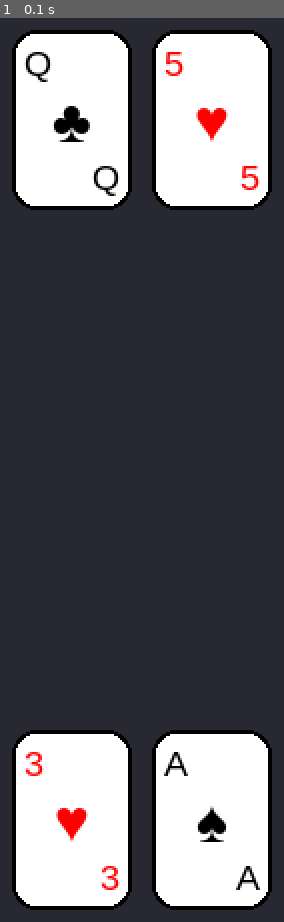
Above: before the commit, frame 1.
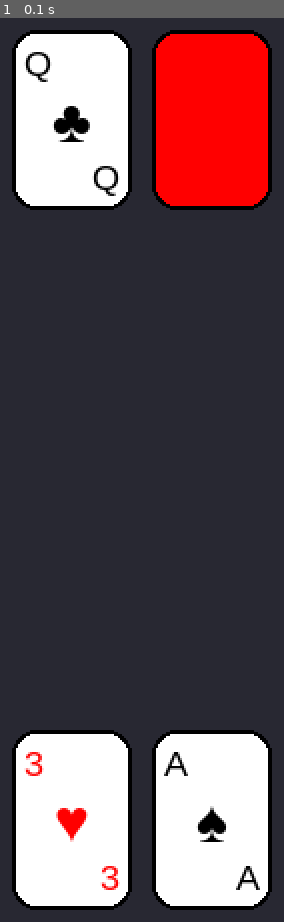
Above: after the commit, the same moment.

Repository: jeomarisaez/pygame-blackjack
Game: pygame game, started from main.py
Same seed, same stepped clock (60 frames per second), same inputs: the game is played once before the commit and once after it.
Inputs:
- Up to frame 1 (0.1 s): no input

The runs differ from the first frame. In frame 1, 7.1% of the frame differs, in the area x 54-95%, y 1-21%.

Commit message:
feat: hide other dealer card from player

Diff:
--- a/ui/ui.py
+++ b/ui/ui.py
@@ -48,7 +48,10 @@
         y = 100
 
         for card in cards:
-            self.draw_card(card, x, y)
+            if card.hidden:
+                self.draw_card_back(x, y)
+            else:
+                self.draw_card(card, x, y)
 
             x += 70
 
@@ -94,5 +97,13 @@
         surface.blit(rank_surf, bottom_right)
         surface.blit(rank_surf, top_left)
 
+    def draw_card_back(self, x, y, width=60, height=90):
+        surface = self.screen
+
+        rect = pygame.Rect(x, y, width, height)
+
+        pygame.draw.rect(surface, self.RED, rect, border_radius=12)
+        pygame.draw.rect(surface, self.BLACK, rect, 2, border_radius=12)
+
     def draw_button():
         pass
